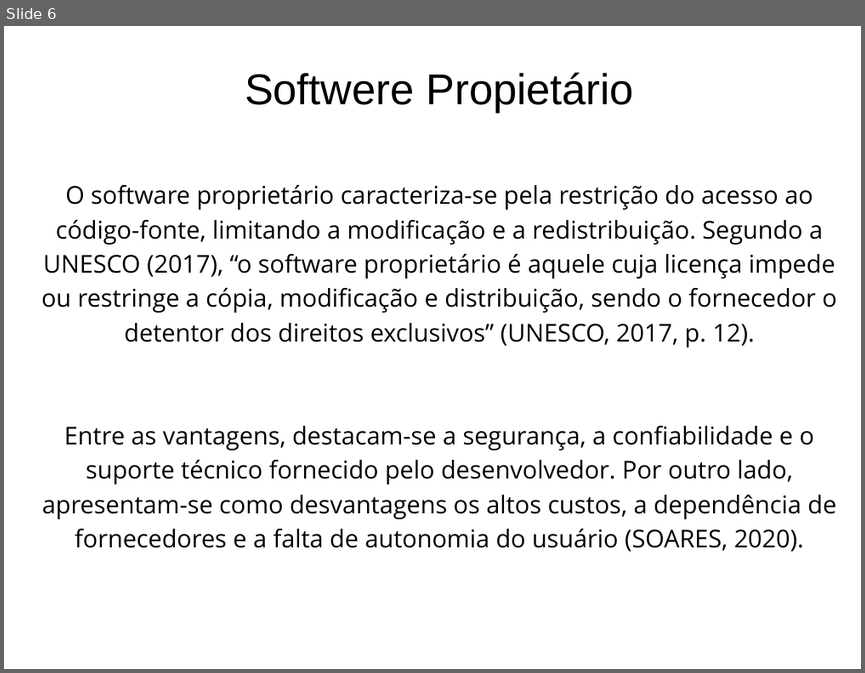
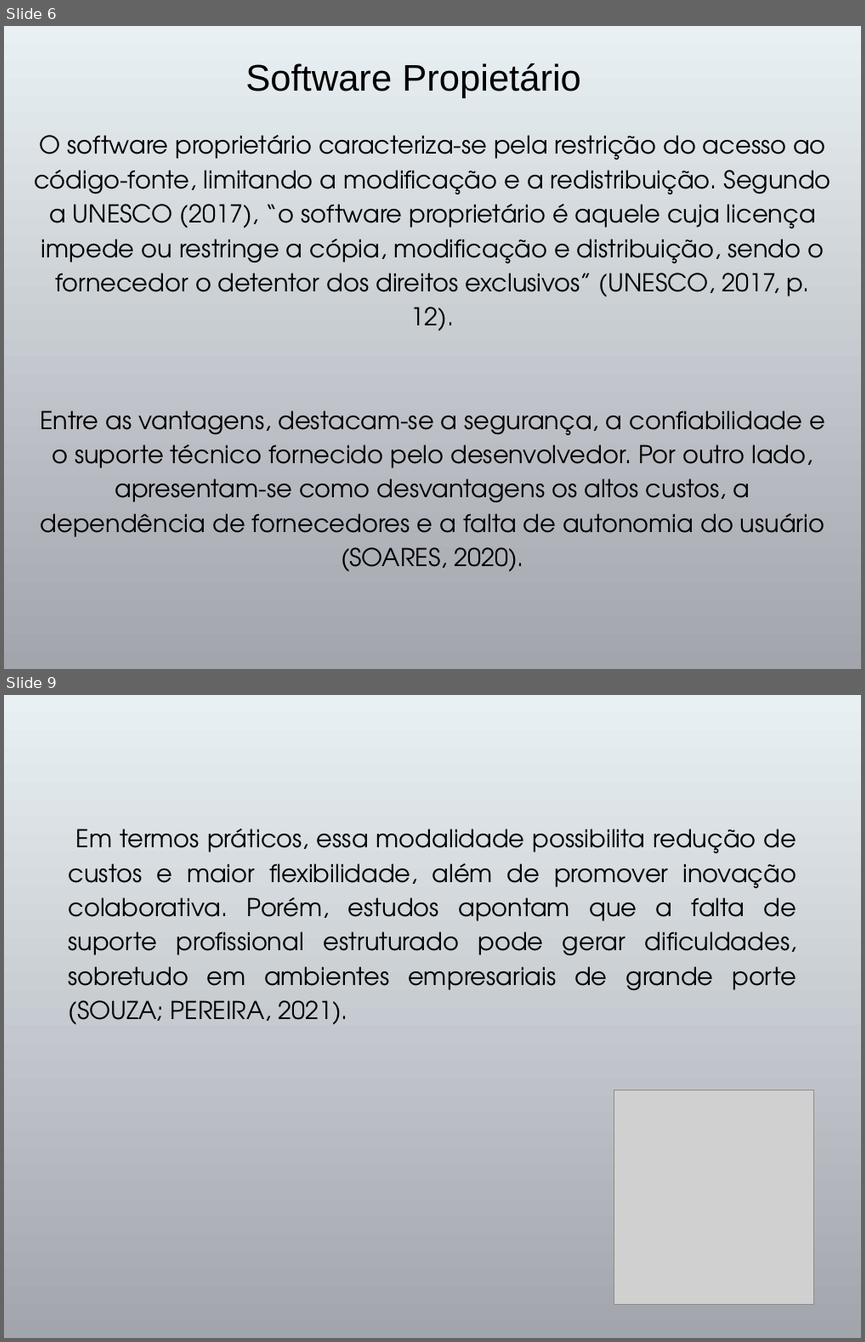
Before and after one commit to ETECVAV-C1-Amadores/Trabalho-Licenciamento-de-Software, a slide deck: Slide-do-Licenciamento.pptx. Shown one above the other, each under a label of ours: slide 6 before the commit, slides 6 and 9 after it; the slides between them are not shown. The pictures are 865x673 and 865x1342 pixels, drawn with LibreOffice and Linux fonts; fonts in the diff are those of the drawing; grey boxes stand for pictures. Boxes give left, top, right and bottom in pixels: in the first picture for what was removed or moved away, otherwise in the second. Text is boxed around its words. In the diff, an @@ line names an element or a change of style, - is before the commit and + after.

```diff
--- a/Slide-do-Licenciamento.pptx
+++ b/Slide-do-Licenciamento.pptx
@@ slide 9 added at [4,695,861,1338], background gradient #E9F0F3 to #A2A5AC @@
@@ text added at [69,828,797,1025], 22 pt, text #000000 @@
+Em termos práticos, essa modalidade possibilita redução de custos e maior flexibilidade, além de promover inovação colaborativa. Porém, estudos apontam que a falta de suporte profissional estruturado pode gerar dificuldades, sobretudo em ambientes empresariais de grande porte (SOUZA; PEREIRA, 2021).
@@ picture added at [613,1090,813,1304] @@
@@ slide 6 changed as well @@
@@ background #FFFFFF to gradient #E9F0F3 to #A2A5AC @@
@@ text at [245,63,581,98]: text changed; size 38.5 to 33.2 pt @@
-Softwere Propietário
+Software Propietário
@@ text "O software proprietário caracteriza-se pela ...": place and size @@
-text "O software proprietário caracteriza-se pela ..." at [41,185,836,551]
+text "O software proprietário caracteriza-se pela ..." at [34,135,831,572]
@@ text "O software proprietário caracteriza-se pela ..." at [34,135,831,572]: font Open Sans to TeX Gyre Adventor @@
```
Also in this commit, not shown: 8 other slides changed, 2 other slides added.
